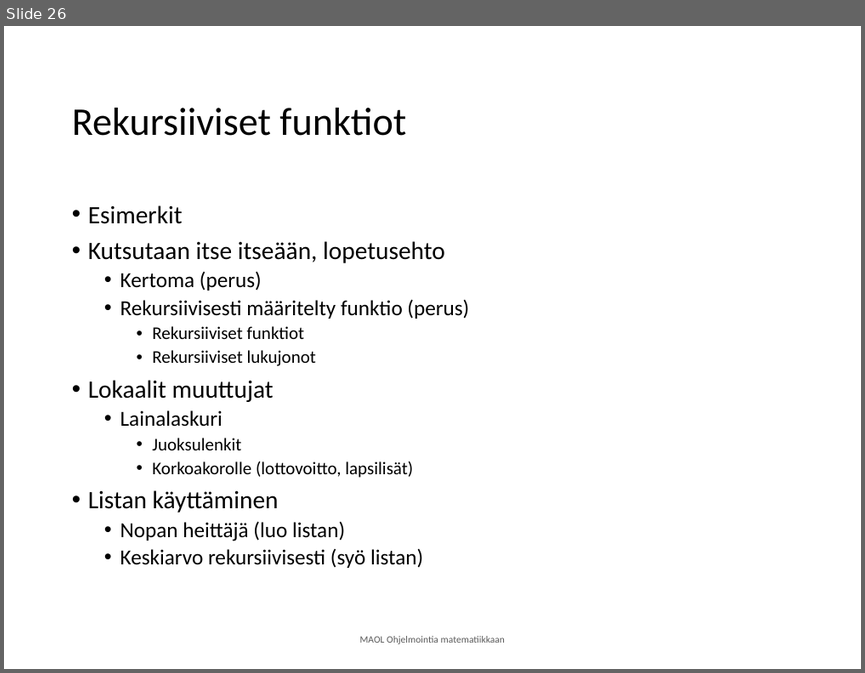
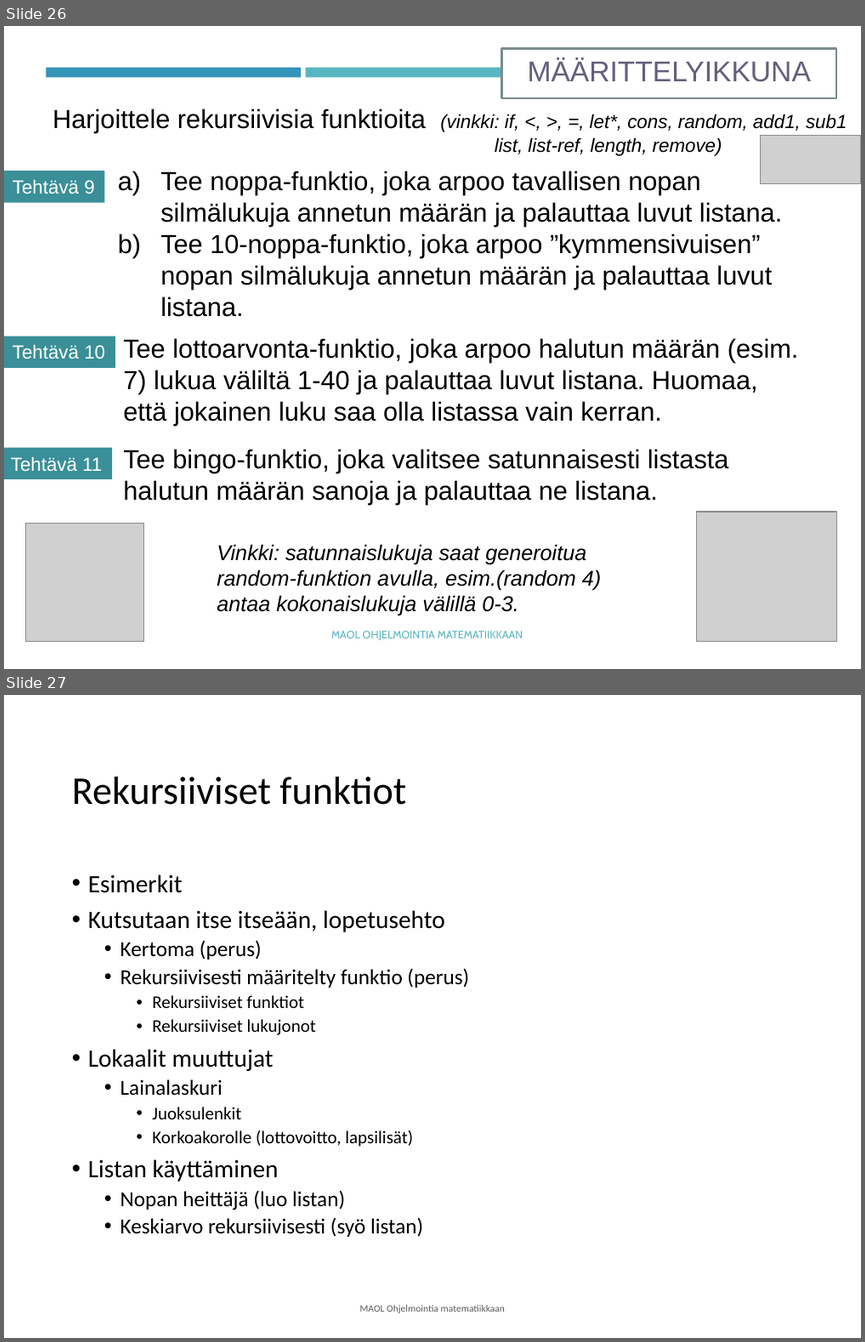
Before and after one commit to tyynetyyne/tyynetyyne.github.io, a slide deck: tehtavat/tiedostot/maol/power_point/Racket-MAOL-9-funktiot.pptx. Shown one above the other, each under a label of ours: slide 26 before the commit, slides 26 and 27 after it. The pictures are 865x673 and 865x1342 pixels, drawn with LibreOffice and Linux fonts; fonts in the diff are those of the drawing; grey boxes stand for pictures. Boxes give left, top, right and bottom in pixels: in the first picture for what was removed or moved away, otherwise in the second. Text is boxed around its words. In the diff, an @@ line names an element or a change of style, - is before the commit and + after.

```diff
--- a/tehtavat/tiedostot/maol/power_point/Racket-MAOL-9-funktiot.pptx
+++ b/tehtavat/tiedostot/maol/power_point/Racket-MAOL-9-funktiot.pptx
@@ slide 26 added at [4, 26, 861, 669], background #FFFFFF @@
@@ rectangle added at [502, 48, 836, 98], fill #FFFFFF, outline #7A8C8E 1.75 pt, 24 pt, text #635F7C @@
+MÄÄRITTELYIKKUNA
@@ rectangle added at [46, 67, 301, 77], fill #3494BA @@
@@ rectangle added at [306, 67, 559, 77], fill #58B6C0 @@
@@ text added at [52, 108, 846, 156], 16 pt, text #000000, italic @@
+Harjoittele rekursiivisia funktioita (vinkki: if, <, >, =, let*, cons, random, add1, sub1
+list, list-ref, length, remove)
@@ picture added at [760, 135, 861, 182] @@
@@ rectangle added at [4, 170, 104, 203], fill #3A8F98, 16 pt, text #FFFFFF @@
+Tehtävä 9
@@ text added at [160, 170, 782, 317], 22 pt, text #000000 @@
+a) Tee noppa-funktio, joka arpoo tavallisen nopan silmälukuja annetun määrän ja palauttaa luvut listana.
+b) Tee 10-noppa-funktio, joka arpoo ”kymmensivuisen” nopan silmälukuja annetun määrän ja palauttaa luvut listana.
@@ rectangle added at [4, 336, 115, 368], fill #3A8F98, 16 pt, text #FFFFFF @@
+Tehtävä 10
@@ text added at [123, 338, 799, 425], 22 pt, text #000000 @@
+Tee lottoarvonta-funktio, joka arpoo halutun määrän (esim. 7) lukua väliltä 1-40 ja palauttaa luvut listana. Huomaa, että jokainen luku saa olla listassa vain kerran.
@@ rectangle added at [4, 448, 112, 479], fill #3A8F98, 16 pt, text #FFFFFF @@
+Tehtävä 11
@@ text added at [123, 448, 729, 505], 22 pt, text #000000 @@
+Tee bingo-funktio, joka valitsee satunnaisesti listasta halutun määrän sanoja ja palauttaa ne listana.
@@ picture added at [26, 523, 143, 641] @@
@@ picture added at [696, 512, 837, 641] @@
@@ text added at [216, 544, 601, 616], 18 pt, text #000000, italic @@
+Vinkki: satunnaislukuja saat generoitua random-funktion avulla, esim.(random 4) antaa kokonaislukuja välillä 0-3.
@@ text added at [331, 630, 522, 640], 9 pt, text #58B6C0 @@
+MAOL OHJELMOINTIA MATEMATIIKKAAN
@@ what was slide 26 is now slide 27 @@
```
Also in this commit, not shown: 3 slides changed, 1 other file.
